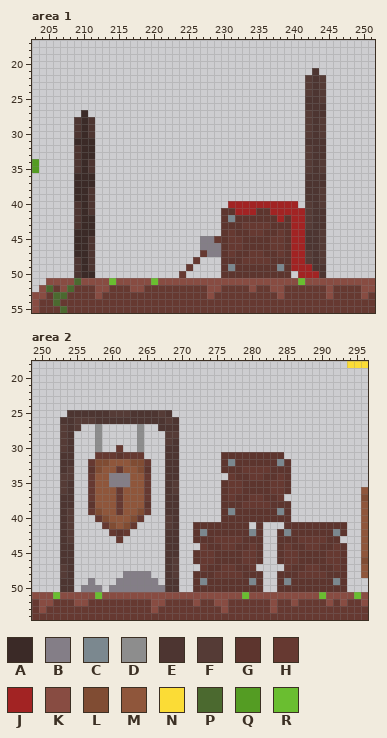
File history of a pixel-art file, wcale-nie-noita/test1.aseprite. Above, as it was before the edit.
400x200 pixels, 1 frame. Colours within 5 levels of each other are drawn and written as one. Shown: area 1: x 203..251, y 17..55; area 2: x 249..296, y 18..54.
Palette (. is transparent): A #3b2a27  B #847e87  C #7b888f  D #8d8d8d  E #4d3531  F #553b36  G #5d352e  H #663931  J #a22323  K #884c42  L #804c33  M #8f563b  N #fbdc36  P #4b692f  Q #549c23  R #6abe30
Pixels before, area 1, first column x 203:
21 ........................................E........
22 .......................................FEF.......
23 .......................................FEF.......
24 .......................................FEF.......
25 .......................................EEF.......
26 .......................................EEE.......
27 .......A...............................FEE.......
28 ......EAE..............................FEF.......
29 ......EAE..............................FEF.......
30 ......EAE..............................FEF.......
31 ......AAA..............................EEE.......
32 ......EAA..............................FEE.......
33 ......EAA..............................FEE.......
34 Q.....EAE..............................FEF.......
35 Q.....EAE..............................FEF.......
36 ......AAA..............................EEE.......
37 ......AAA..............................EEE.......
38 ......AAE..............................EEF.......
39 ......AAE..............................EEF.......
40 ......EAE...................JJJJJJJJJJ.FEF.......
41 ......EAE..................GGJJJGGJJJJJFEE.......
42 ......EAA..................GCGGGGGGJGJJFEE.......
43 ......EAA..................GGGHHHHGGGJJFEE.......
44 ......AAA..................GHGGHHGGHGJJEEF.......
45 ......AAE...............BBHGHHGGGGHHGJJEEF.......
46 ......AAE...............BBBGHHGGGGHHGJJEEF.......
47 ......AAE...............HBBGHGGHHGGHGJJFEF.......
48 ......EAE..............H...GGGHHHHGGGJJFEF.......
49 ......EAE.............H....GCGGGGGGCGJJJEE.......
50 ......EAA............H.....GGGGGGGGGG.JJJE.......
51 ..KKKKPKKKKRKKKKKRKKKKKKKKKKKKKKKKKKKKRKKKKKKKKKK
52 .KPHKPHHHKKHHHKKHHHHHHHHHKKHHHHKHHKKHHHHHHKHHHHKK
53 KKHPPHHHHKHHHHHHHHHHHHHHHKHHHHHHHHHKHHHHHHKHHHHKH
54 KHHPHHHHHHHHHHHHHHHHHHHHHHHHHHHHHHHHHHHHHHHHHHHHH
55 KHHHPHHHHHHHHHHHHHHHHHHHHHHHHHHHHHHHHHHHHHHHHHHHH
Pixels before, area 2, first column x 249:
18 .............................................NNN
19 ................................................
20 ................................................
21 ................................................
22 ................................................
23 ................................................
24 ................................................
25 .....EEEEEEFFFEEEEFE............................
26 ....EEFFFEEEEEEEEEEFE...........................
27 ....FEF..D.....D..EEE...........................
28 ....FE...D.....D...FF...........................
29 ....FE...D.....D...FE...........................
30 ....FE...D..H..D...EE...........................
31 ....EE...HHHGHHH...EE......GGGGGGGGG............
32 ....EE..HLLMMMLLH..EE......GCGGGGGGCG...........
33 ....EF..GLMMHMMLG..EE......GGGHHHHGGG...........
34 ....FF..HMMBBBMMH..EE.......HGGHHGGHG...........
35 ....FE..HMMBBBMMH..EF......GHHGGGGHHG...........
36 ....FE..HMMMHMMMH..EF......GHHGGGGHHG..........M
37 ....EE..HMMMHMMMH..EE......GHGGHHGGH...........L
38 ....EE..GMMMHMMMG..EE......GGGHHHHGGG..........M
39 ....EF..HLMMHMMLH..EE......GCGGGGGGCG..........M
40 ....EF...HLMMMLH...FE......GGGGGGGGGG..........M
41 ....EF....HLMLH....FE..GGGGGGGG.G...GGGGGGGGG..M
42 ....EF.....HGH.....EE..GCGGGGGGCG..GCGGGGGGCG..M
43 ....EF......H......EE..GGGHHHHGGG..GGGHHHHGG...M
44 ....EE.............EE...HGGHHGGHG..GHGGHHGGHG..M
45 ....EE.............EE..GHHGGGGHHG..GHHGGGGHHG..M
46 ....EE.............EF..GHHGGGGHHG..GHHGGGGHHG..L
47 ....FE.............EF...HGGHHGGH....HGGHHGGHG..M
48 ....FE.......BBBB..EF..GGGHHHHGGG..GGGHHHHGGG..M
49 ....EE..B...BBBBBB.EE..GCGGGGGGCG..GCGGGGGGCG...
50 ....EE.BBB.BBBBBBBBEE..GGGGGGGGGG..GGGGGGGGGG...
51 KKKRKKKKKRKKKKKKKKKKKKKKKKKKKKRKKKKKKKKKKRKKKKRK
52 HKKHHHKKHHHHHHHHHKKHHHHKHHKKHHHHHHKHHKHHHHKHKHHK
53 HKHHHHHHHHHHHHHHHKHHHHHHHHHKHHHHHHKHHHHHHHHHHHHH
54 HHHHHHHHHHHHHHHHHHHHHHHHHHHHHHHHHHHHHHHHHHHHHHHH
Once edited:
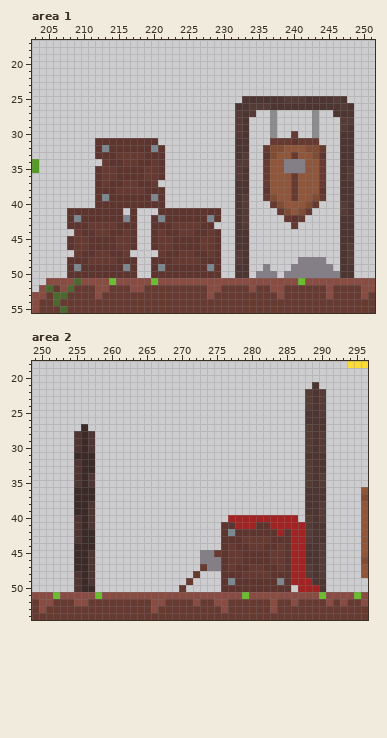
Diff:
Area 1:
y 21: x 243 E -> .
y 22..24: x 242..244 FEF -> ...
y 25: x 233..241 ......... -> EEEEEEFFF; x 244..247 F... -> EEFE
y 26: x 232..241 .......... -> EEFFFEEEEE; x 245..248 .... -> EEFE
y 27: x 210 A -> .; x 232..234 ... -> FEF; x 237 . -> D; x 242..244 FEE -> .D.; x 246..248 ... -> EEE
y 28: x 209..211 EAE -> ...; x 232..233 .. -> FE; x 237 . -> D; x 242..244 FEF -> .D.; x 247..248 .. -> FF
y 29: x 209..211 EAE -> ...; x 232..233 .. -> FE; x 237 . -> D; x 242..244 FEF -> .D.; x 247..248 .. -> FE
y 30: x 209..211 EAE -> ...; x 232..233 .. -> FE; x 237 . -> D; x 240 . -> H; x 242..244 FEF -> .D.; x 247..248 .. -> EE
y 31: x 209..220 AAA......... -> ...GGGGGGGGG; x 232..233 .. -> EE; x 237..244 .....EEE -> HHHGHHH.; x 247..248 .. -> EE
y 32: x 209..221 EAA.......... -> ...GCGGGGGGCG; x 232..233 .. -> EE; x 236..244 ......FEE -> HLLMMMLLH; x 247..248 .. -> EE
y 33: x 209..221 EAA.......... -> ...GGGHHHHGGG; x 232..233 .. -> EF; x 236..244 ......FEE -> GLMMHMMLG; x 247..248 .. -> EE
y 34: x 209..211 EAE -> ...; x 213..221 ......... -> HGGHHGGHG; x 232..233 .. -> FF; x 236..244 ......FEF -> HMMBBBMMH; x 247..248 .. -> EE
y 35: x 209..221 EAE.......... -> ...GHHGGGGHHG; x 232..233 .. -> FE; x 236..244 ......FEF -> HMMBBBMMH; x 247..248 .. -> EF
y 36: x 209..221 AAA.......... -> ...GHHGGGGHHG; x 232..233 .. -> FE; x 236..244 ......EEE -> HMMMHMMMH; x 247..248 .. -> EF
y 37: x 209..220 AAA......... -> ...GHGGHHGGH; x 232..233 .. -> EE; x 236..244 ......EEE -> HMMMHMMMH; x 247..248 .. -> EE
y 38: x 209..221 AAE.......... -> ...GGGHHHHGGG; x 232..233 .. -> EE; x 236..244 ......EEF -> GMMMHMMMG; x 247..248 .. -> EE
y 39: x 209..221 AAE.......... -> ...GCGGGGGGCG; x 232..233 .. -> EF; x 236..244 ......EEF -> HLMMHMMLH; x 247..248 .. -> EE
y 40: x 209..221 EAE.......... -> ...GGGGGGGGGG; x 231..244 JJJJJJJJJJ.FEF -> .EF...HLMMMLH.; x 247..248 .. -> FE
y 41: x 208..215 .EAE.... -> GGGGGGGG; x 217 . -> G; x 221..244 .........GGJJJGGJJJJJFEE -> GGGGGGGGG..EF....HLMLH..; x 247..248 .. -> FE
y 42: x 208..217 .EAA...... -> GCGGGGGGCG; x 220..244 ..........GCGGGGGGJGJJFEE -> GCGGGGGGCG..EF.....HGH...; x 247..248 .. -> EE
y 43: x 208..217 .EAA...... -> GGGHHHHGGG; x 220..228 ......... -> GGGHHHHGG; x 230..244 GGGHHHHGGGJJFEE -> ..EF......H....; x 247..248 .. -> EE
y 44: x 209..217 AAA...... -> HGGHHGGHG; x 220..244 ..........GHGGHHGGHGJJEEF -> GHGGHHGGHG..EE...........; x 247..248 .. -> EE
y 45: x 208..217 .AAE...... -> GHHGGGGHHG; x 220..244 .......BBHGHHGGGGHHGJJEEF -> GHHGGGGHHG..EE...........; x 247..248 .. -> EE
y 46: x 208..217 .AAE...... -> GHHGGGGHHG; x 220..244 .......BBBGHHGGGGHHGJJEEF -> GHHGGGGHHG..EE...........; x 247..248 .. -> EF
y 47: x 209..216 AAE..... -> HGGHHGGH; x 221..244 ......HBBGHGGHHGGHGJJFEF -> HGGHHGGHG..FE...........; x 247..248 .. -> EF
y 48: x 208..217 .EAE...... -> GGGHHHHGGG; x 220..225 ...... -> GGGHHH; x 227..244 ...GGGHHHHGGGJJFEF -> GGG..FE.......BBBB; x 247..248 .. -> EF
y 49: x 208..217 .EAE...... -> GCGGGGGGCG; x 220..245 .....H....GCGGGGGGCGJJJEE. -> GCGGGGGGCG..EE..B...BBBBBB; x 247..248 .. -> EE
y 50: x 208..217 .EAA...... -> GGGGGGGGGG; x 220..248 ....H.....GGGGGGGGGG.JJJE.... -> GGGGGGGGGG..EE.BBB.BBBBBBBBEE
Area 2:
y 21: x 289 . -> E
y 22..24: x 288..290 ... -> FEF
y 25: x 254..268 EEEEEEFFFEEEEFE -> ...............; x 288..290 ... -> EEF
y 26: x 253..269 EEFFFEEEEEEEEEEFE -> .................; x 288..290 ... -> EEE
y 27: x 253..256 FEF. -> ...A; x 258 D -> .; x 264 D -> .; x 267..269 EEE -> ...; x 288..290 ... -> FEE
y 28: x 253..258 FE...D -> ..EAE.; x 264 D -> .; x 268..269 FF -> ..; x 288..290 ... -> FEF
y 29: x 253..258 FE...D -> ..EAE.; x 264 D -> .; x 268..269 FE -> ..; x 288..290 ... -> FEF
y 30: x 253..258 FE...D -> ..EAE.; x 261 H -> .; x 264 D -> .; x 268..269 EE -> ..; x 288..290 ... -> FEF
y 31: x 253..264 EE...HHHGHHH -> ..AAA.......; x 268..269 EE -> ..; x 276..284 GGGGGGGGG -> .........; x 288..290 ... -> EEE
y 32: x 253..265 EE..HLLMMMLLH -> ..EAA........; x 268..269 EE -> ..; x 276..285 GCGGGGGGCG -> ..........; x 288..290 ... -> FEE
y 33: x 253..265 EF..GLMMHMMLG -> ..EAA........; x 268..269 EE -> ..; x 276..285 GGGHHHHGGG -> ..........; x 288..290 ... -> FEE
y 34: x 253..265 FF..HMMBBBMMH -> ..EAE........; x 268..269 EE -> ..; x 277..285 HGGHHGGHG -> .........; x 288..290 ... -> FEF
y 35: x 253..265 FE..HMMBBBMMH -> ..EAE........; x 268..269 EF -> ..; x 276..285 GHHGGGGHHG -> ..........; x 288..290 ... -> FEF
y 36: x 253..265 FE..HMMMHMMMH -> ..AAA........; x 268..269 EF -> ..; x 276..285 GHHGGGGHHG -> ..........; x 288..290 ... -> EEE
y 37: x 253..265 EE..HMMMHMMMH -> ..AAA........; x 268..269 EE -> ..; x 276..284 GHGGHHGGH -> .........; x 288..290 ... -> EEE
y 38: x 253..265 EE..GMMMHMMMG -> ..AAE........; x 268..269 EE -> ..; x 276..285 GGGHHHHGGG -> ..........; x 288..290 ... -> EEF
y 39: x 253..265 EF..HLMMHMMLH -> ..AAE........; x 268..269 EE -> ..; x 276..285 GCGGGGGGCG -> ..........; x 288..290 ... -> EEF
y 40: x 253..264 EF...HLMMMLH -> ..EAE.......; x 268..269 FE -> ..; x 276..286 GGGGGGGGGG. -> .JJJJJJJJJJ; x 288..290 ... -> FEF
y 41: x 253..257 EF... -> ..EAE; x 259..263 HLMLH -> .....; x 268..269 FE -> ..; x 272..275 GGGG -> ....; x 278..280 GG. -> JJJ; x 282..293 ...GGGGGGGGG -> GJJJJJFEE...
y 42: x 253..257 EF... -> ..EAA; x 260..262 HGH -> ...; x 268..269 EE -> ..; x 272..275 GCGG -> ....; x 277 G -> C; x 280 C -> G; x 282..293 ..GCGGGGGGCG -> GGJGJJFEE...
y 43: x 253..257 EF... -> ..EAA; x 261 H -> .; x 268..269 EE -> ..; x 272..283 GGGHHHHGGG.. -> ....GGGHHHHG; x 286..292 GHHHHGG -> JJFEE..
y 44: x 253..257 EE... -> ..AAA; x 268..269 EE -> ..; x 273..276 HGGH -> ...G; x 281..293 G..GHGGHHGGHG -> HGGHGJJEEF...
y 45: x 253..257 EE... -> ..AAE; x 268..269 EE -> ..; x 272..275 GHHG -> .BBH; x 277..280 GGHH -> HHGG; x 282..293 ..GHHGGGGHHG -> GHHGJJEEF...
y 46: x 253..257 EE... -> ..AAE; x 268..269 EF -> ..; x 272..275 GHHG -> .BBB; x 277..280 GGHH -> HHGG; x 282..293 ..GHHGGGGHHG -> GHHGJJEEF...
y 47: x 253..257 FE... -> ..AAE; x 268..269 EF -> ..; x 274..276 GGH -> BBG; x 281..293 ....HGGHHGGHG -> HGGHGJJFEF...
y 48: x 253..257 FE... -> ..EAE; x 262..265 BBBB -> ....; x 268..269 EF -> ..; x 272..283 GGGHHHHGGG.. -> H...GGGHHHHG; x 286..293 GHHHHGGG -> JJFEF...
y 49: x 253..257 EE..B -> ..EAE; x 261..266 BBBBBB -> ......; x 268..269 EE -> ..; x 271..275 .GCGG -> H....; x 277 G -> C; x 280 C -> G; x 282..293 ..GCGGGGGGCG -> GGCGJJJEE...
y 50: x 253..258 EE.BBB -> ..EAA.; x 260..270 BBBBBBBBEE. -> ..........H; x 272..275 GGGG -> ....; x 282..283 .. -> GG; x 286..293 GGGGGGGG -> .JJJE...
Pixel boxes of the changes (left, top, right, bottom) in both pictures:
changed: (67, 68, 354, 278)
changed: (60, 382, 347, 592)
